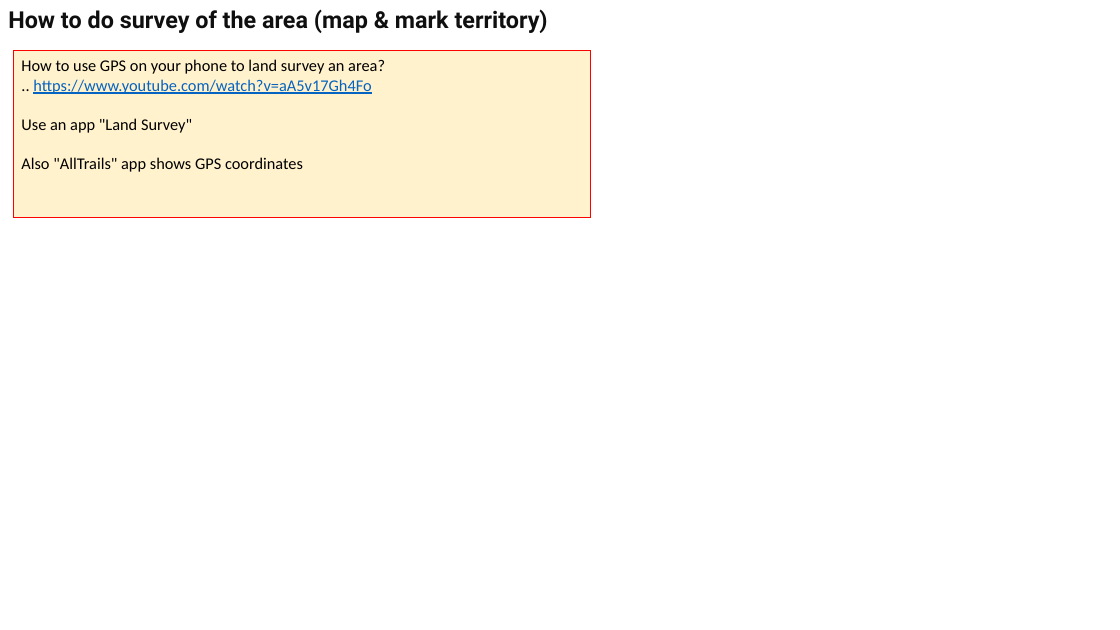
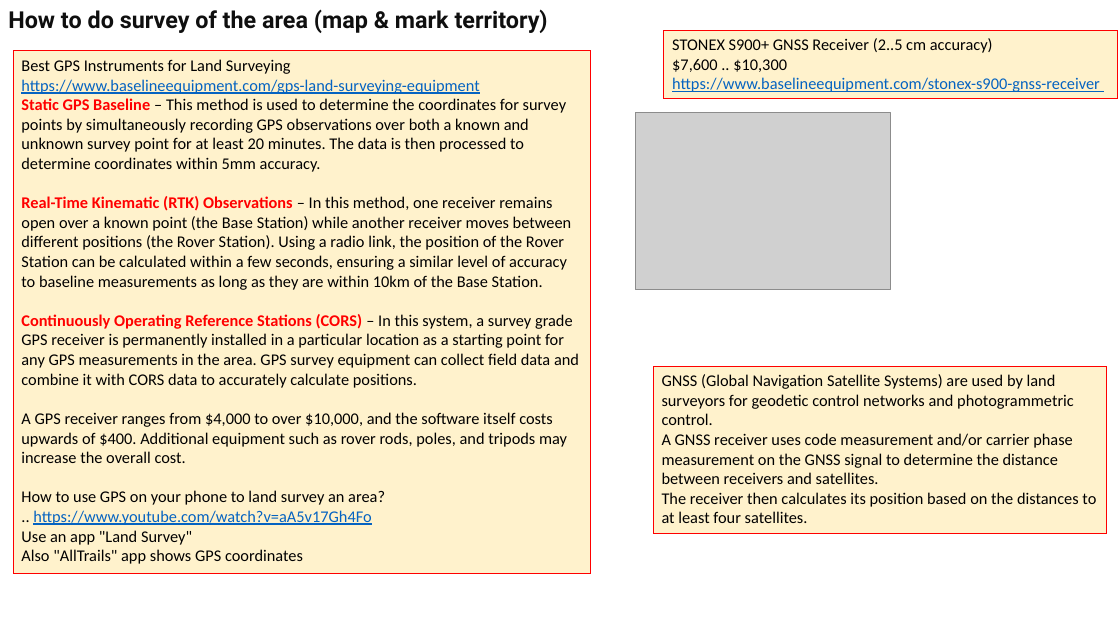
Before and after one commit to lselector/misc_farm, a slide deck: slide 1 of map_gps_survey.pptx. Drawn at 1120x630 pixels with LibreOffice and Linux fonts; fonts in the diff are those of the drawing; grey boxes stand for pictures. Boxes give left, top, right and bottom in pixels: in the first picture for what was removed or moved away, otherwise in the second. Text is boxed around its words. In the diff, an @@ line names an element or a change of style, - is before the commit and + after.

```diff
--- a/map_gps_survey.pptx
+++ b/map_gps_survey.pptx
@@ rectangle "Best GPS Instruments for Land ..." resized from (x1=13, y1=51, x2=591, y2=218) to (x1=13, y1=51, x2=591, y2=575) @@
@@ text in rectangle at (x1=21, y1=59, x2=579, y2=463): paragraphs added @@
+Best GPS Instruments for Land Surveying
+https://www.baselineequipment.com/gps-land-surveying-equipment
+Static GPS Baseline – This method is used to determine the coordinates for survey points by simultaneously recording GPS observations over both a known and unknown survey point for at least 20 minutes. The data is then processed to determine coordinates within 5mm accuracy.
+Real-Time Kinematic (RTK) Observations – In this method, one receiver remains open over a known point (the Base Station) while another receiver moves between different positions (the Rover Station). Using a radio link, the position of the Rover Station can be calculated within a few seconds, ensuring a similar level of accuracy to baseline measurements as long as they are within 10km of the Base Station.
+Continuously Operating Reference Stations (CORS) – In this system, a survey grade GPS receiver is permanently installed in a particular location as a starting point for any GPS measurements in the area. GPS survey equipment can collect field data and combine it with CORS data to accurately calculate positions.
+A GPS receiver ranges from $4,000 to over $10,000, and the software itself costs upwards of $400. Additional equipment such as rover rods, poles, and tripods may increase the overall cost.
@@ rectangle added at (x1=664, y1=30, x2=1117, y2=98), fill #FFF2CC, outline #FF0000 0.75 pt, 14 pt, text #0563C1, underline @@
+STONEX S900+ GNSS Receiver (2..5 cm accuracy)
+$7,600 .. $10,300
+https://www.baselineequipment.com/stonex-s900-gnss-receiver
@@ picture added at (x1=635, y1=113, x2=891, y2=290) @@
@@ rectangle added at (x1=654, y1=366, x2=1107, y2=534), fill #FFF2CC, outline #FF0000 0.75 pt, 14 pt, text #000000 @@
+GNSS (Global Navigation Satellite Systems) are used by land surveyors for geodetic control networks and photogrammetric control.
+A GNSS receiver uses code measurement and/or carrier phase measurement on the GNSS signal to determine the distance between receivers and satellites.
+The receiver then calculates its position based on the distances to at least four satellites.
@@ text in rectangle at (x1=21, y1=510, x2=371, y2=564): text changed @@
-.. https://www.youtube.com/watch?v=aA5v17Gh4Fo
-Use an app "Land Survey"
-Also "AllTrails" app shows GPS coordinates
+.. https://www.youtube.com/watch?v=aA5v17Gh4Fo
+Use an app "Land Survey"
+Also "AllTrails" app shows GPS coordinates
```
Also in this commit, not shown: 2 slides added, 1 other file.
